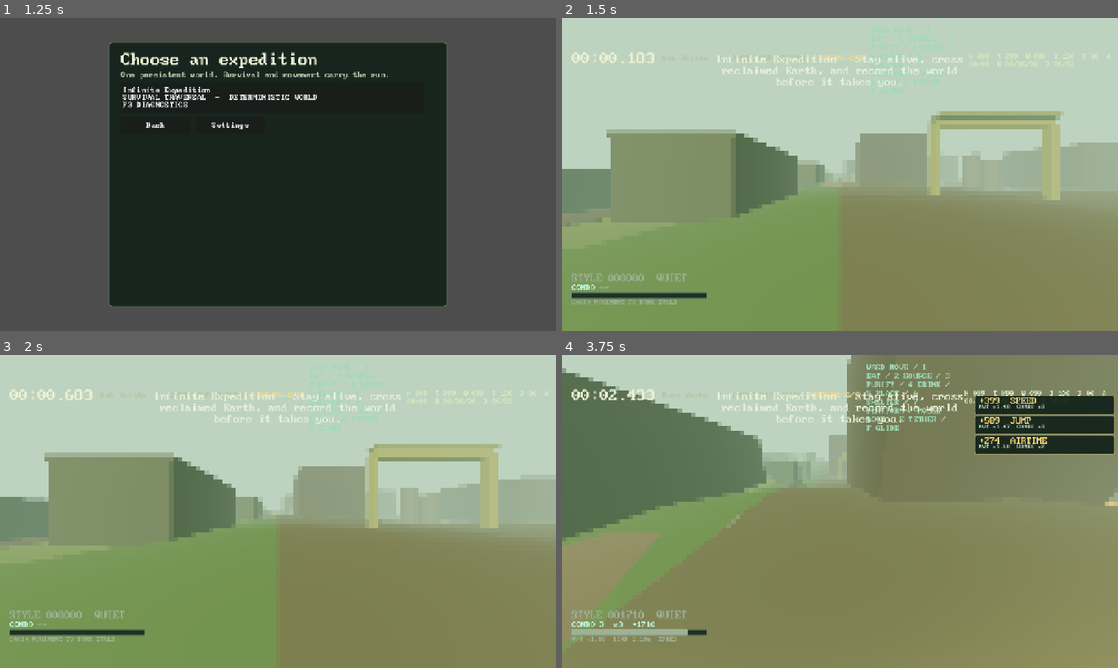
Above: before the commit, frames 1-4 (two rows, left to right).
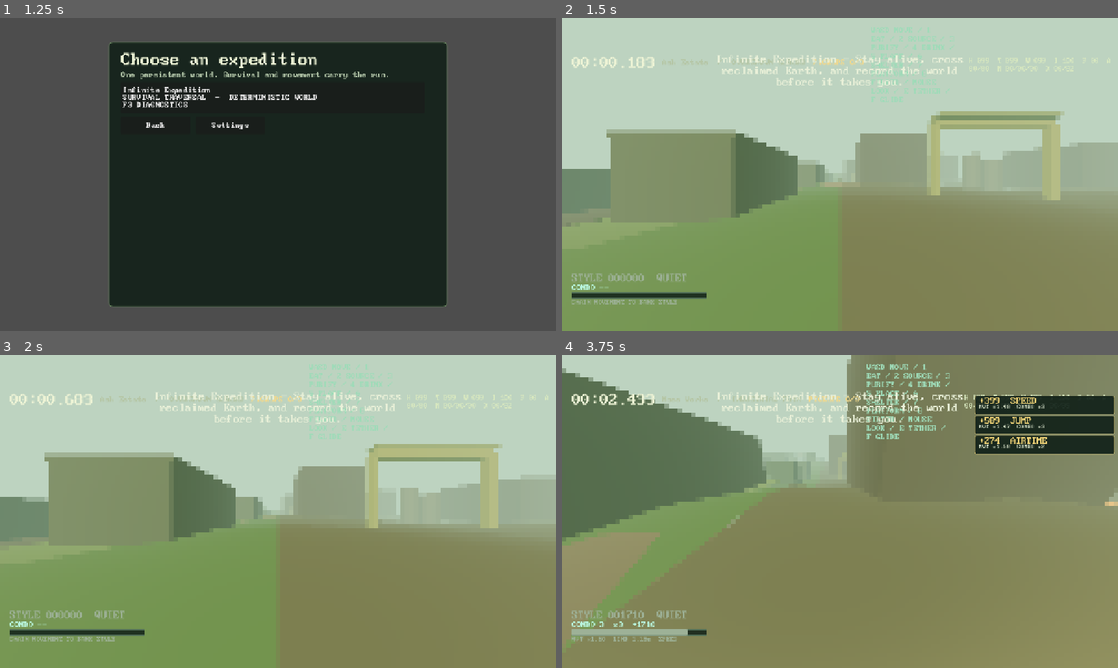
Above: after the commit, the same moments.

Repository: gongahkia/hot-cross-buns
Game: Godot game, scene res://scenes/main.tscn
The game is run twice, just before and just after one commit, with the same random seed, the same clock (stepped at 60 frames per second) and the same inputs.
Inputs (mouse positions are in pixels of both pictures, inside the frame that each line leads up to):
- Up to frame 1 (1.25 s): click "Choose a journey" at 0.5 s
- Up to frame 2 (1.5 s): click "Infinite Expedition SURVIVAL …" at 1.25 s
- Up to frame 3 (2 s): no input
- Up to frame 4 (3.75 s): tap Enter at 2 s; move the mouse to (867, 511) at 2.02 s; hold W (move_forward) from 2.03 s (still down); tap 7 (build_platform) at 2.1 s; click (867, 511) at 2.17 s; tap Space (jump) at 2.27, 2.57, 3.02, 3.32 s; tap 6 (build_shelter) at 2.3, 2.85 s; move the mouse to (812, 511) at 2.77 s; click (812, 511) at 2.92 s; tap 2 (collect_water) at 3.05, 3.6 s; move the mouse to (851, 505) at 3.52 s; click (851, 505) at 3.67 s

Frame 1 is identical in both runs. In frame 2, 0.7% of the frame differs, in the area x 1-99%, y 10-27%; in frame 3, 0.7%; in frame 4, 1.1%, in the area x 1-98%, y 10-27%.

Commit message:
Add field crafting recipes

Diff:
--- /dev/null
+++ b/scripts/field_crafting.gd
@@ -0,0 +1,22 @@
+class_name FieldCrafting
+extends RefCounted
+
+const RECIPES := {"water_filter": {"inputs": {"scrap": 1, "fiber": 1, "dirty_water": 1}, "outputs": {"water": 1}}}
+
+static func recipe(id: String) -> Dictionary:
+	return (RECIPES.get(id, {}) as Dictionary).duplicate(true)
+
+static func can_craft(materials: Dictionary, id: String) -> bool:
+	var definition := recipe(id)
+	if definition.is_empty(): return false
+	for kind: String in definition.inputs:
+		if int(materials.get(kind, 0)) < int(definition.inputs[kind]): return false
+	return true
+
+static func craft(materials: Dictionary, id: String) -> Dictionary:
+	if not can_craft(materials, id): return {}
+	var result := materials.duplicate()
+	var definition := recipe(id)
+	for kind: String in definition.inputs: result[kind] = int(result.get(kind, 0)) - int(definition.inputs[kind])
+	for kind: String in definition.outputs: result[kind] = int(result.get(kind, 0)) + int(definition.outputs[kind])
+	return result
--- /dev/null
+++ b/scripts/field_crafting_test.gd
@@ -0,0 +1,13 @@
+extends SceneTree
+const SURVIVAL = preload("res://scripts/survival_state.gd")
+var failed := false
+func _initialize() -> void:
+	var survival := SURVIVAL.new()
+	survival.begin_run(20260730)
+	survival.collect("scrap"); survival.collect("fiber"); survival.collect("dirty_water")
+	_expect(survival.craft("water_filter") and int(survival.materials.water) == 1 and int(survival.materials.dirty_water) == 0, "field filter recipe drifted")
+	_expect(not survival.craft("water_filter") and not survival.craft("unknown"), "craft validation drifted")
+	survival.free(); quit(1 if failed else 0)
+func _expect(condition: bool, message: String) -> void:
+	if condition: return
+	failed = true; push_error(message)
--- a/scripts/main.gd
+++ b/scripts/main.gd
@@ -266,6 +266,7 @@
 			if Input.is_action_just_pressed("place_material"):_attempt_material_placement()
 			if Input.is_action_just_pressed("build_shelter"):_attempt_shelter_construction()
 			if Input.is_action_just_pressed("build_platform"):_attempt_platform_construction()
+			if Input.is_action_just_pressed("craft_filter"):_craft_field_filter()
 			environment["shelter"] = world_streamer.shelter_cover_at(player.global_position)
 			var movement := SURVIVAL_MOVEMENT_POLICY.evaluate(Survival.snapshot(), player.survival_movement_state())
 			player.set_survival_speed_multiplier(float(movement.speed_multiplier))
@@ -917,6 +918,12 @@
 		return
 	Survival.spend_materials(gate.cost)
 	last_sandbox_event = "PLATFORM BUILT"
+
+func _craft_field_filter() -> void:
+	if Survival.craft("water_filter"):
+		last_sandbox_event = "CRAFT WATER FILTER"
+	else:
+		last_sandbox_event = "CRAFT MATERIALS REQUIRED"
 
 func _photo_metadata() -> Dictionary:
 	var world_data: Dictionary = world_streamer.sample_at(player.global_position) if world_streamer and player else {}
@@ -1736,7 +1743,7 @@
 	var total := _collectible_count(current_level)
 	collect_label.text = "PICKUPS %d/%d" % [RunData.collected, total]
 	if player:
-		tool_label.text = "WASD MOVE / 1 EAT / 2 SOURCE / 3 PURIFY / 4 DRINK / 5 PLACE / 6 SHELTER / 7 PLATFORM / MOUSE LOOK / " + player.tool_status()
+		tool_label.text = "WASD MOVE / 1 EAT / 2 SOURCE / 3 PURIFY / 4 DRINK / 5 PLACE / 6 SHELTER / 7 PLATFORM / 8 FILTER / MOUSE LOOK / " + player.tool_status()
 	if bool(current_level.get("procedural", false)):
 		var survival := Survival.snapshot()
 		survival_label.text = "H %03d  T %03d  W %03d  I %03d  F %02d  A %02d/%02d  M %02d/%02d/%02d  X %02d/%02d" % [int(sur …(379 unchanged characters)…
--- a/scripts/settings.gd
+++ b/scripts/settings.gd
@@ -1,7 +1,7 @@
 extends Node
 
 const SAVE_PATH := "user://a_slow_walk_settings.json"
-const ACTIONS := ["move_forward", "move_back", "move_left", "move_right", "jump", "slam", "dash", "sprint", "slide", "grapple", "glide", "consume_food", "collect_water", "purify_water", "consume_water", "place_material", "build_shelter", "build_platform", "reset_run", "pause"]
+const ACTIONS := ["move_forward", "move_back", "move_left", "move_right", "jump", "slam", "dash", "sprint", "slide", "grapple", "glide", "consume_food", "collect_water", "purify_water", "consume_water", "place_material", "build_shelter", "build_platform", "craft_filter", "reset_run", "pause"]
 const PIXEL_FILTER_OFF := 0
 const PIXEL_FILTER_2X := 2
 const PIXEL_FILTER_4X := 4
@@ -43,6 +43,7 @@
 		"place_material": [{"type": "key", "code": KEY_5}],
 		"build_shelter": [{"type": "key", "code": KEY_6}],
 		"build_platform": [{"type": "key", "code": KEY_7}],
+		"craft_filter": [{"type": "key", "code": KEY_8}],
 		"reset_run": [{"type": "key", "code": KEY_R}, {"type": "joy_button", "button": JOY_BUTTON_Y}],
 		"pause": [{"type": "key", "code": KEY_ESCAPE}, {"type": "joy_button", "button": JOY_BUTTON_START}]
 	}
--- a/scripts/survival_state.gd
+++ b/scripts/survival_state.gd
@@ -6,6 +6,7 @@
 
 const MAX_VALUE := 100.0
 const SCAVENGED_MATERIALS := ["wood", "scrap", "fiber"]
+const FIELD_CRAFTING := preload("res://scripts/field_crafting.gd")
 
 var hunger := MAX_VALUE
 var thirst := MAX_VALUE
@@ -108,6 +109,13 @@
 	if int(materials.get("dirty_water",0))<=0:return false
 	materials["dirty_water"]=int(materials["dirty_water"])-1;materials["water"]=int(materials["water"])+1;changed.emit(snapshot());return true
 
+func craft(recipe_id: String) -> bool:
+	var crafted := FIELD_CRAFTING.craft(materials, recipe_id)
+	if crafted.is_empty(): return false
+	materials = crafted
+	changed.emit(snapshot())
+	return true
+
 func apply_injury(amount: float) -> void:
 	if not alive: return
 	var applied := clampf(amount, 0.0, MAX_VALUE)
Not shown, added: docs/field-crafting-recipes.md
